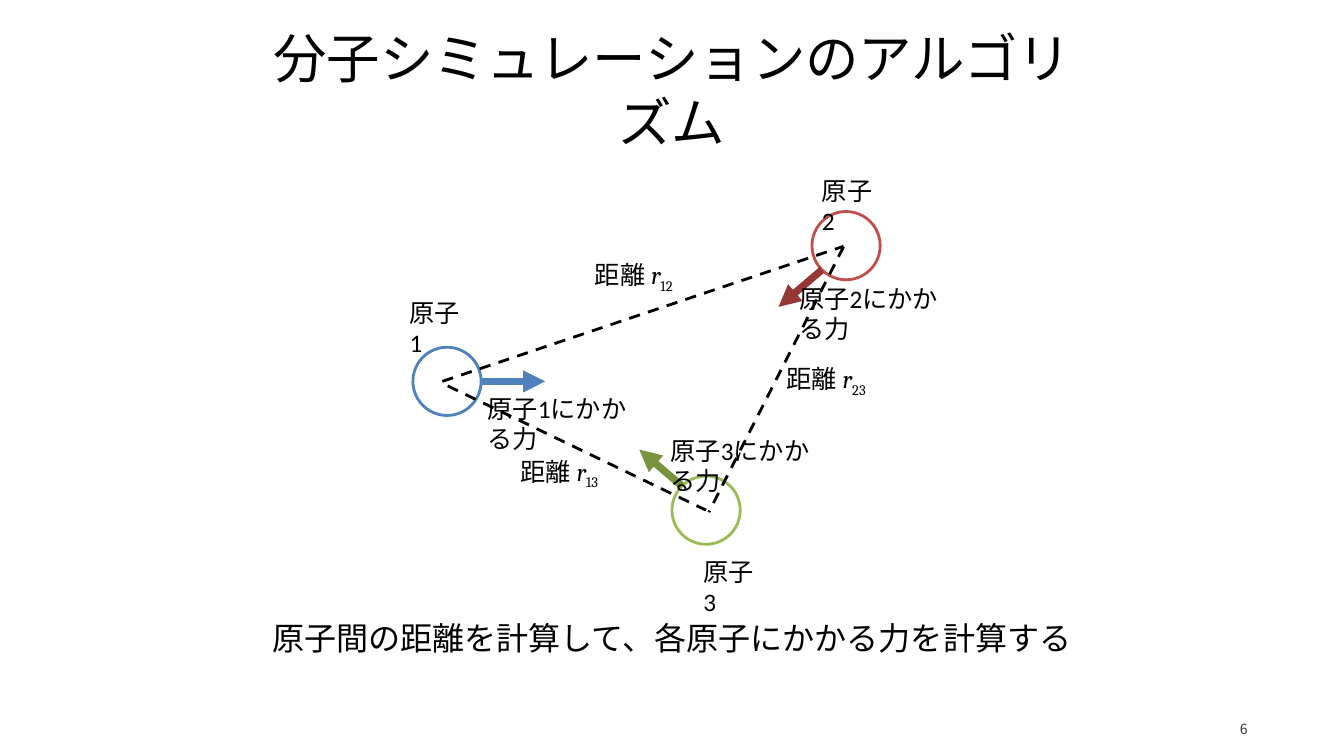
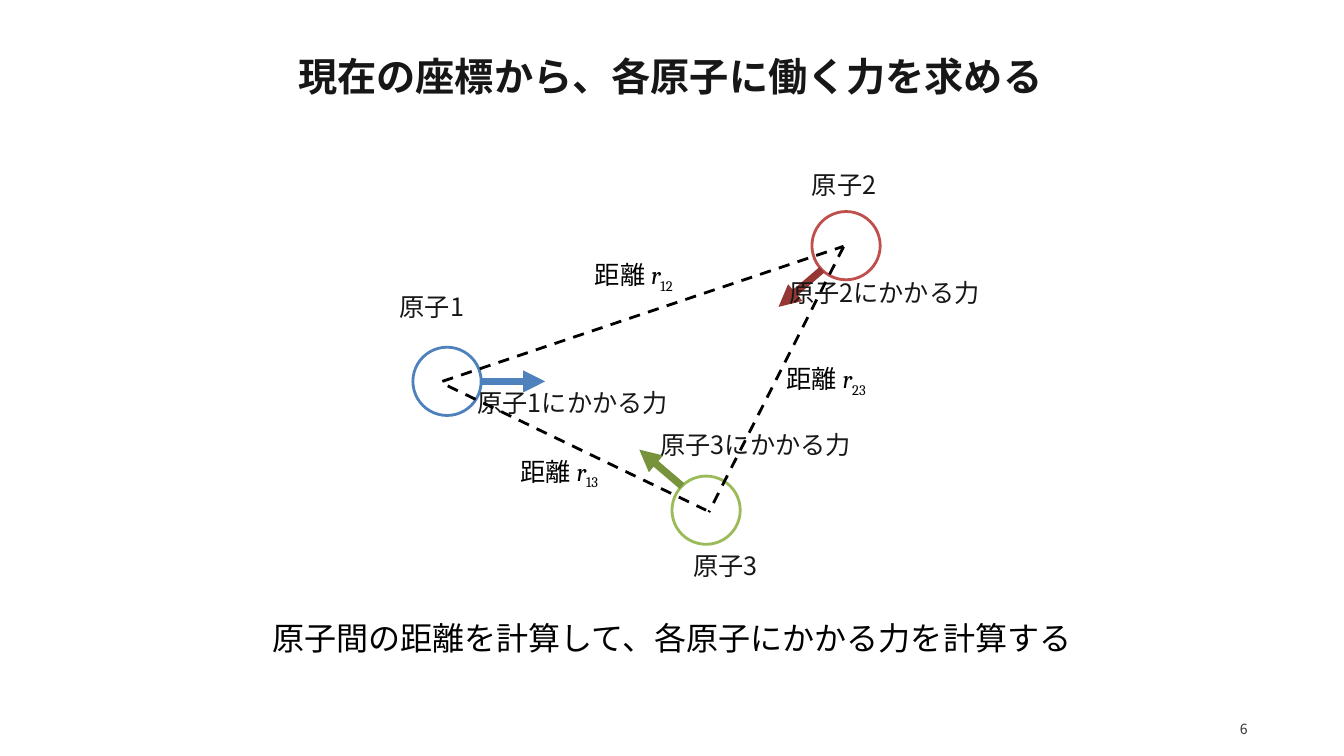
Before and after one commit to matsunagalab/lecture_bioinfo, a slide deck: slide 6 of 11_分子動力学シミュレーション/11_分子動力学シミュレーション.pptx. Drawn at 1344x756 pixels with LibreOffice and Linux fonts; fonts in the diff are those of the drawing. Boxes give left, top, right and bottom in pixels: in the first picture for what was removed or moved away, otherwise in the second. Text is boxed around its words. In the diff, an @@ line names an element or a change of style, - is before the commit and + after.

```diff
--- a/11_分子動力学シミュレーション/11_分子動力学シミュレーション.pptx
+++ b/11_分子動力学シミュレーション/11_分子動力学シミュレーション.pptx
@@ title "現在の座標から、各原子に働く力を求める" at (298,57,1042,95): vertical alignment middle to top @@
@@ title at (298,57,1042,95): text changed; size 38.1 to 28 pt; font Calibri to Noto Sans CJK JP; text colour #000000 to #171717; bold on @@
-分子シミュレーションのアルゴリズム
+現在の座標から、各原子に働く力を求める
@@ font Calibri to Noto Sans CJK JP, text colour #000000 to #171717; line spacing 1 to 20.7pt in 6 elements at (478,386,668,418), (789,276,979,308), (661,428,851,460), (400,296,464,318), (812,174,876,196), (693,555,757,577) @@
```
Also in this commit, not shown: 53 other slides changed, 4 slides added, 4 slides removed, 2 other files.
